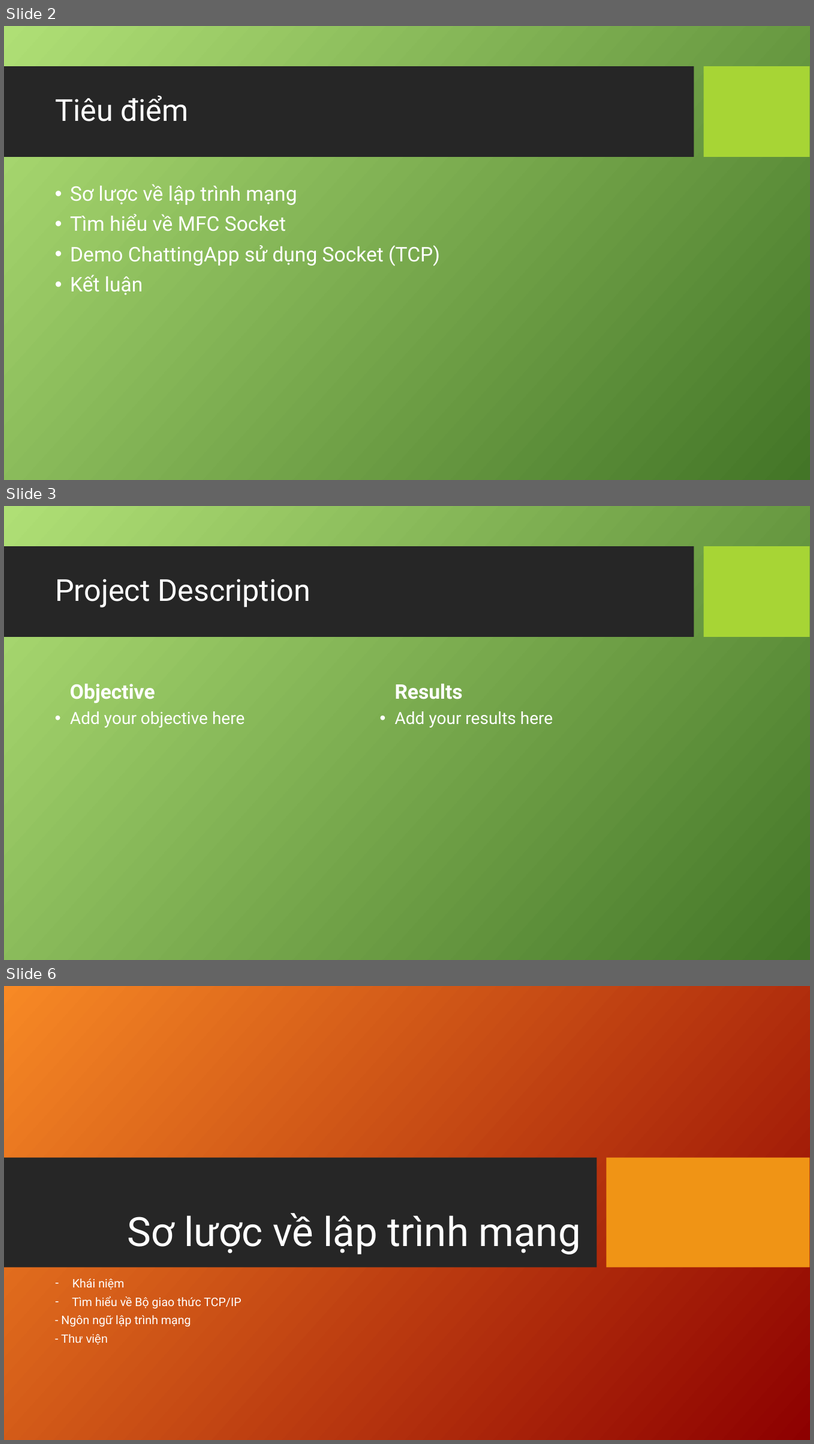
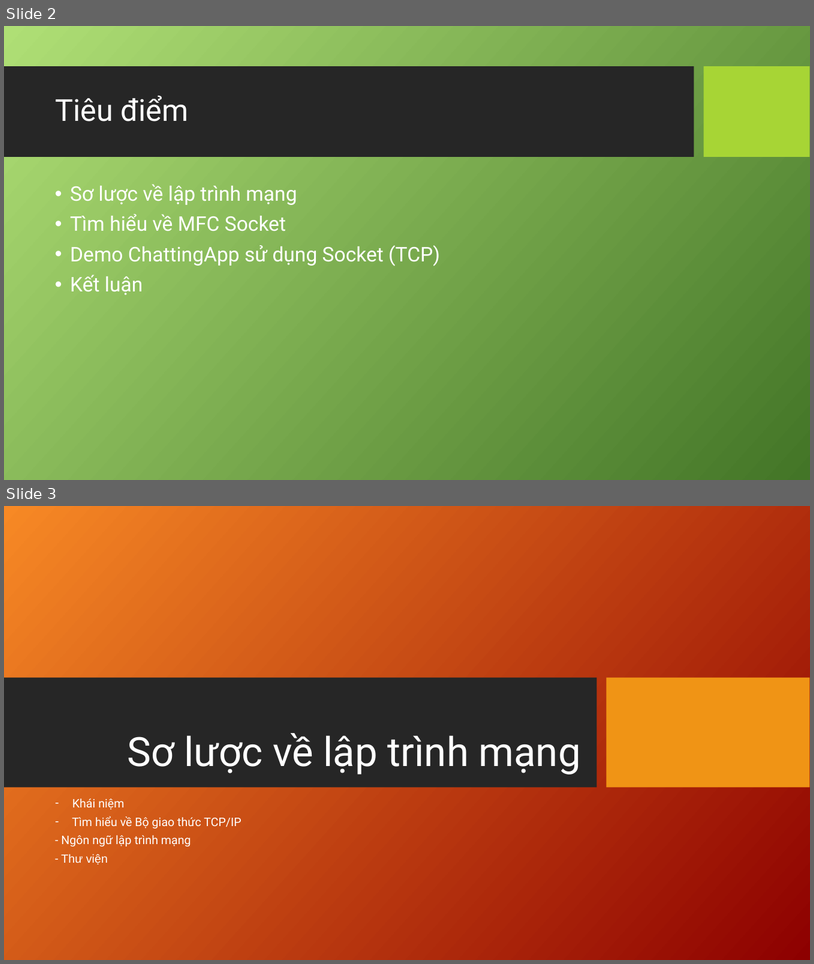
Before and after one commit to bahao247/ChattingApp, a slide deck: Documents/Socket_Connect_Presentation_TuanNA_2142.ppt. Shown one above the other, each under a label of ours: slides 2, 3 and 6 before the commit, slides 2 and 3 after it; the slides between them are not shown. The pictures are 814x1444 and 814x964 pixels, drawn with LibreOffice and Linux fonts; fonts in the diff are those of the drawing; background and template pictures are left out. Boxes give left, top, right and bottom in pixels: in the first picture for what was removed or moved away, otherwise in the second. Text is boxed around its words. In the diff, an @@ line names an element or a change of style, - is before the commit and + after.

Commit message:
All project

```diff
--- a/Documents/Socket_Connect_Presentation_TuanNA_2142.ppt
+++ b/Documents/Socket_Connect_Presentation_TuanNA_2142.ppt
@@ slide 3 removed at (x1=4, y1=506, x2=810, y2=960), background picture (left out); not listed: 2 template elements that a slide beside it also shows @@
@@ title removed at (x1=55, y1=579, x2=311, y2=607) @@
-Project Description
@@ text removed at (x1=70, y1=684, x2=155, y2=703) @@
-Objective
@@ text removed at (x1=395, y1=684, x2=463, y2=699) @@
-Results
@@ text removed at (x1=70, y1=711, x2=245, y2=727) @@
-• Add your objective here
@@ text removed at (x1=395, y1=711, x2=553, y2=727) @@
-• Add your results here
@@ what was slide 6 is now slide 3 @@
```
Also in this commit, not shown: 16 slides added, 12 other slides removed, 3 other files.
